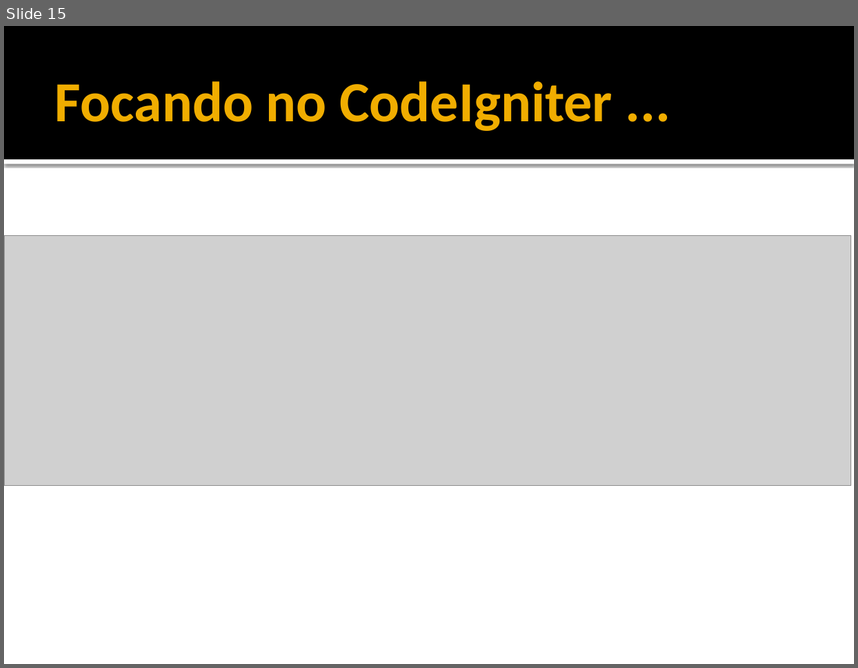
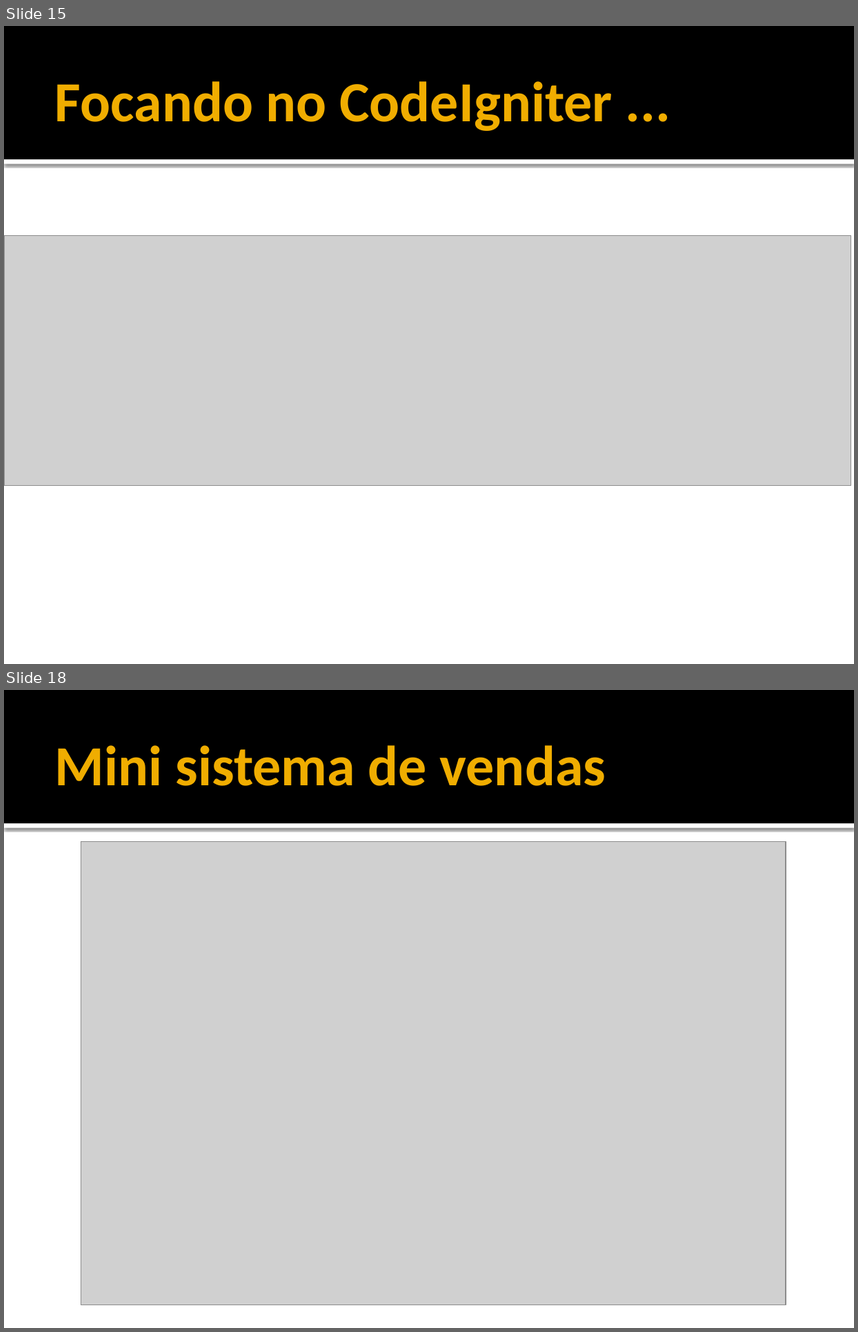
Before and after one commit to williamChenta/miniCursoCodeigniterTwitterBootstrap, a slide deck: assets/artefatos/Mini curso - Codeigniter.pptx. Shown one above the other, each under a label of ours: slide 15 before the commit, slides 15 and 18 after it; the slides between them are not shown. The pictures are 858x668 and 858x1332 pixels, drawn with LibreOffice and Linux fonts; fonts in the diff are those of the drawing; grey boxes stand for pictures. Boxes give left, top, right and bottom in pixels: in the first picture for what was removed or moved away, otherwise in the second. Text is boxed around its words. In the diff, an @@ line names an element or a change of style, - is before the commit and + after.

```diff
--- a/assets/artefatos/Mini curso - Codeigniter.pptx
+++ b/assets/artefatos/Mini curso - Codeigniter.pptx
@@ slide 18 added at (4, 690, 854, 1328), background #FFFFFF; not listed: 2 template elements that a slide beside it also shows @@
@@ title added at (55, 745, 606, 786), 48 pt, text #F0AD00, bold @@
+Mini sistema de vendas
@@ picture added at (81, 841, 786, 1305) @@
```
Also in this commit, not shown: 1 slide changed, 1 other slide added.
